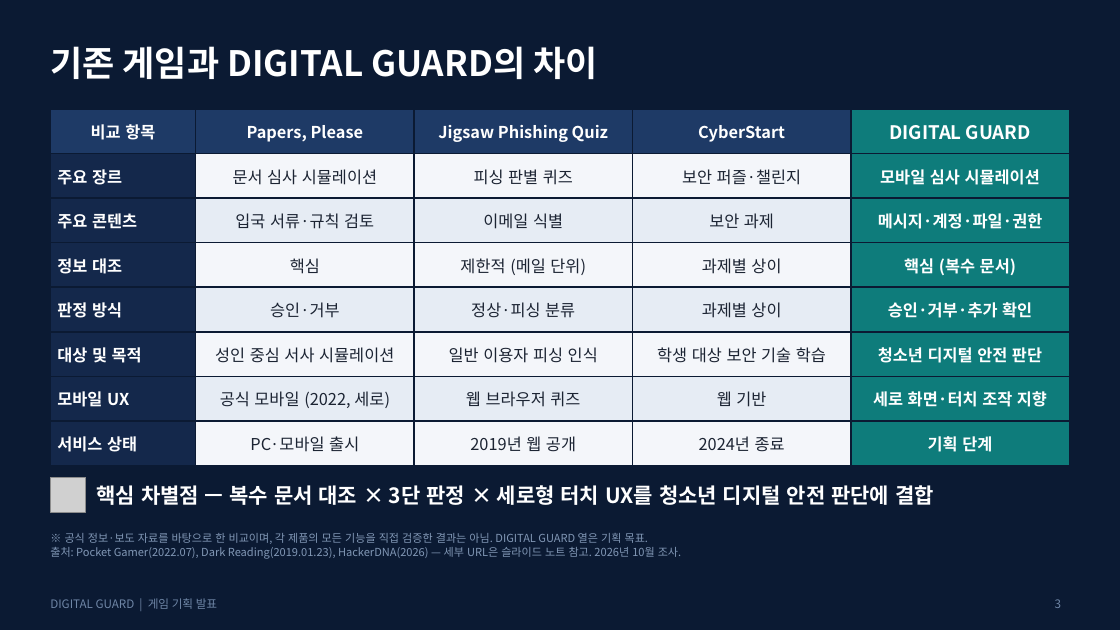
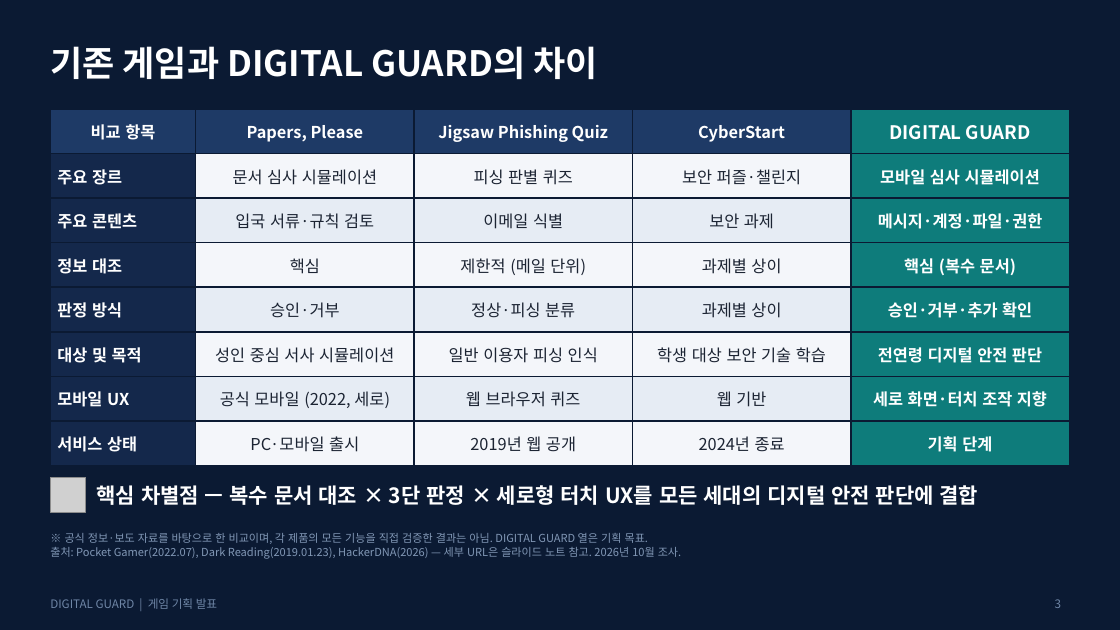
Before and after one commit to gyeom3055-ship-it/school, a slide deck: slide 3 of docs/digital-guard/presentation/DIGITAL_GUARD_기획발표.pptx. Drawn at 1120x630 pixels with LibreOffice and Linux fonts; fonts in the diff are those of the drawing; grey boxes stand for pictures. Boxes give left, top, right and bottom in pixels: in the first picture for what was removed or moved away, otherwise in the second. Text is boxed around its words. In the diff, an @@ line names an element or a change of style, - is before the commit and + after.

```diff
--- a/docs/digital-guard/presentation/DIGITAL_GUARD_기획발표.pptx
+++ b/docs/digital-guard/presentation/DIGITAL_GUARD_기획발표.pptx
@@ table at (50, 109, 1070, 456) @@
-row 6, column 5: 청소년 디지털 안전 판단
+row 6, column 5: 전연령 디지털 안전 판단
@@ text at (97, 485, 979, 505): text changed @@
-핵심 차별점 — 복수 문서 대조 × 3단 판정 × 세로형 터치 UX를 청소년 디지털 안전 판단에 결합
+핵심 차별점 — 복수 문서 대조 × 3단 판정 × 세로형 터치 UX를 모든 세대의 디지털 안전 판단에 결합
```
Also in this commit, not shown: 8 other slides changed, 15 other files.
